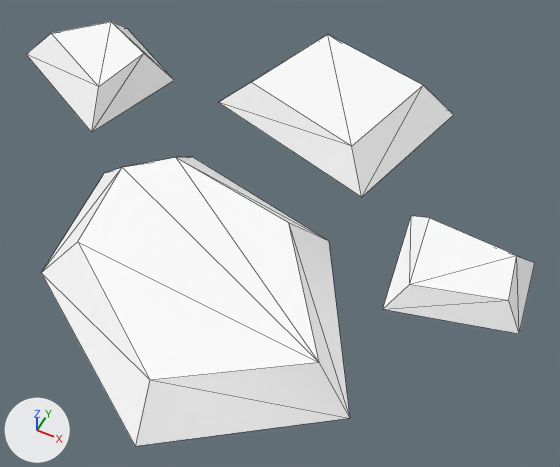
The glTF model assets/synty/simple_fantasy/models/SF_Env_Stones_03.glb as it was, and as the next commit left it.
Before and after are seen from a 50 mm lens placed at (0.0301, -0.0455, 0.0516), pointed at (0.0086, -0.0025, -0.0021). Every picture has the same lights, and +X, +Y and +Z are marked at lower left. Mesh edges are drawn as thin lines.

Objects in the first picture: 'SF_Env_Stones_03'.
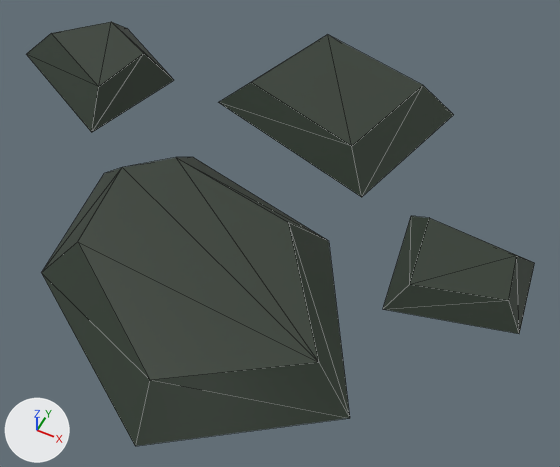
Location of each change, (x1, y1, x2, y2) in pixels of the pictures (560 x 467 px):
'SF_Env_Stones_03', surface changed (white to grey): (26, 22, 535, 446) in both

The change in detail:
Picture 'Undead_Footman_01' (img_undead_footman_01) is new.
In material 'lambert2' (mat_lambert2), base_color is no longer (1.0, 1.0, 1.0), white #ffffff.
In material 'lambert2' (mat_lambert2), texture is now set to img_undead_footman_01.
